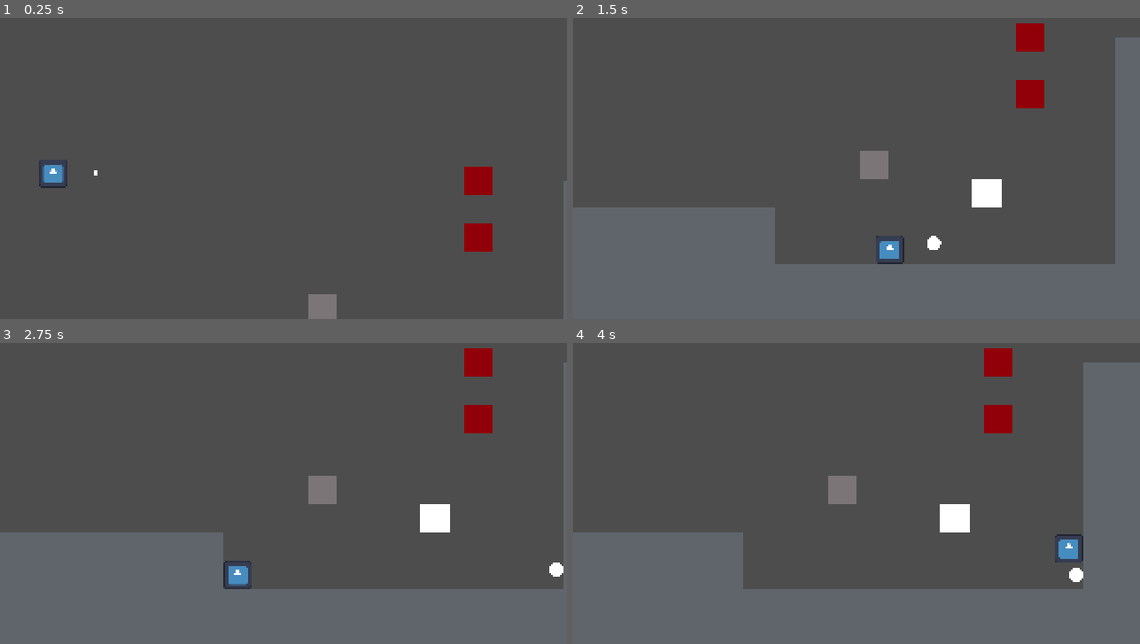
Above: before the commit, frames 1-4 (two rows, left to right).
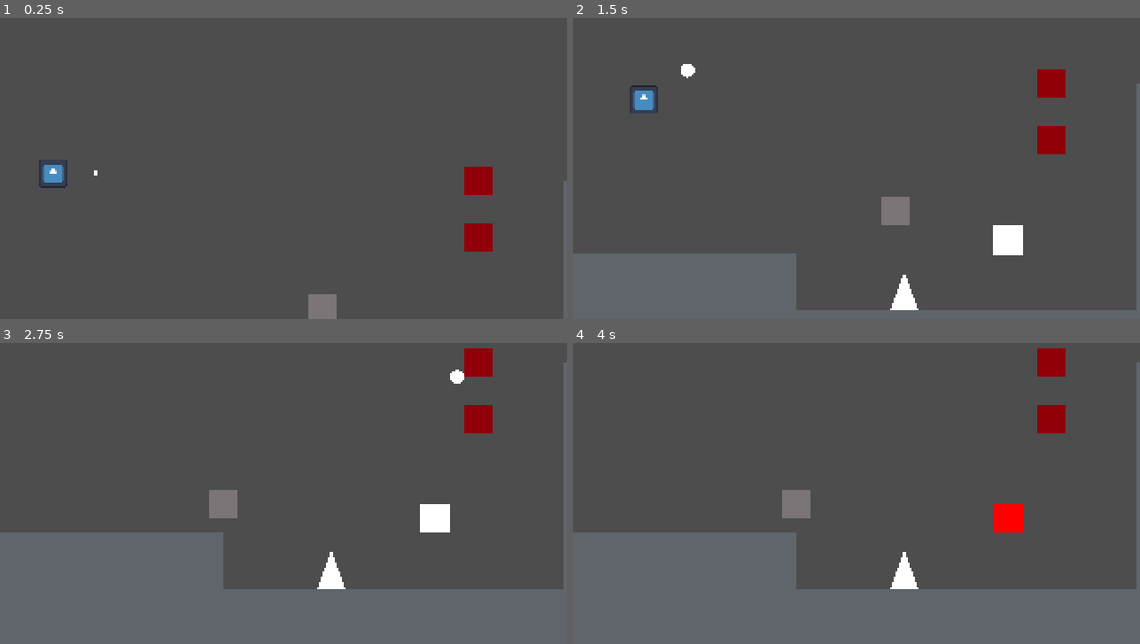
Above: after the commit, the same moments.

Repository: Borrow-Game/game-godot
Game: Godot game, scene res://physics_sample_scene.tscn
Same seed, same stepped clock (60 frames per second), same inputs: the game is played once before the commit and once after it. The engine's default icon, where the game draws it, is replaced by a stand-in: a white triangle on a blue panel in a dark square.
Inputs:
- Up to frame 1 (0.25 s): no input
- Up to frame 2 (1.5 s): tap Enter (ui_accept) at 0.5, 0.77 s; hold Right (right) from 0.53 s (still down); tap X (dash) at 0.6 s; tap Shift (shoot bow) at 1.35 s
- Up to frame 3 (2.75 s): tap Enter (ui_accept) at 1.52 s; release Right (right) at 2.03 s; hold Left (left) from 2.03 s (still down); tap X (dash) at 2.1 s
- Up to frame 4 (4 s): release Left (left) at 2.78 s; hold Right (right) from 2.78 s (still down); tap Shift (shoot bow) at 2.85 s; tap Enter (ui_accept) at 3.02, 3.77 s; tap X (dash) at 3.6 s

The runs differ from the first frame. In frame 1, less than 0.1% of the frame differs, in the area x 8-10%, y 50-52%; in frame 2, 22%, in the area x 0-100%, y 1-98%; in frame 3, 1.8%; in frame 4, 13%.

Commit message:
feat: killing spikes

Diff:
--- a/killing-object.tscn
+++ b/killing-object.tscn
@@ -1,15 +1,15 @@
-[gd_scene load_steps=3 format=3 uid="uid://dvjj21rorb3ks"]
+[gd_scene load_steps=2 format=3 uid="uid://bn5nvsbru0mdw"]
 
-[sub_resource type="RectangleShape2D" id="RectangleShape2D_1bwgb"]
-size = Vector2(32, 32)
+[ext_resource type="Script" path="res://killing_object.gd" id="1_lh7ts"]
 
-[sub_resource type="QuadMesh" id="QuadMesh_cyoso"]
+[node name="StaticBody2D" type="Area2D"]
+script = ExtResource("1_lh7ts")
 
-[node name="StaticBody2D" type="StaticBody2D"]
+[node name="Polygon2D" type="Polygon2D" parent="."]
+scale = Vector2(1.14286, 1)
+polygon = PackedVector2Array(-7, 6, 0, -16, 7, 6)
 
-[node name="CollisionShape2D" type="CollisionShape2D" parent="."]
-shape = SubResource("RectangleShape2D_1bwgb")
+[node name="CollisionPolygon2D" type="CollisionPolygon2D" parent="."]
+polygon = PackedVector2Array(-8, 6, 0, -16, 8, 6)
 
-[node name="MeshInstance2D" type="MeshInstance2D" parent="."]
-scale = Vector2(32, 32)
-mesh = SubResource("QuadMesh_cyoso")
+[connection signal="body_entered" from="." to="." method="_on_body_entered"]
--- /dev/null
+++ b/killing_object.gd
@@ -0,0 +1,4 @@
+extends Area2D
+
+func _on_body_entered(body: Node2D) -> void:
+	RespawnHandler.respawn()
--- a/physics_sample_scene.tscn
+++ b/physics_sample_scene.tscn
@@ -1,10 +1,11 @@
-[gd_scene load_steps=6 format=3 uid="uid://n8wv5nrlv2ub"]
+[gd_scene load_steps=7 format=3 uid="uid://n8wv5nrlv2ub"]
 
 [ext_resource type="PackedScene" uid="uid://lb07788bxve4" path="res://physics_sample_block.tscn" id="1_gdt6k"]
 [ext_resource type="PackedScene" uid="uid://dfj3ask0ne44o" path="res://player_character.tscn" id="2_ycyjp"]
 [ext_resource type="PackedScene" uid="uid://dcf28kdusjeiu" path="res://target_block.tscn" id="3_22fh5"]
 [ext_resource type="PackedScene" uid="uid://qmyh4mqlderv" path="res://target_linking_demo_block.tscn" id="4_tj1qj"]
-[ext_resource type="PackedScene" uid="uid://ylta7hm7dobh" path="res://moving_block.tscn" id="5_b1fxg"]
+[ext_resource type="PackedScene" uid="uid://bn5nvsbru0mdw" path="res://killing-object.tscn" id="5_1y1rt"]
+[ext_resource type="PackedScene" path="res://moving_block.tscn" id="5_b1fxg"]
 
 [node name="scene" type="Node2D"]
 
@@ -93,3 +94,6 @@
 [node name="moving_block" parent="." instance=ExtResource("5_b1fxg")]
 position = Vector2(152, 88)
 aim_position = Vector2(96, 96)
+
+[node name="StaticBody2D" parent="." instance=ExtResource("5_1y1rt")]
+position = Vector2(157, 138)
